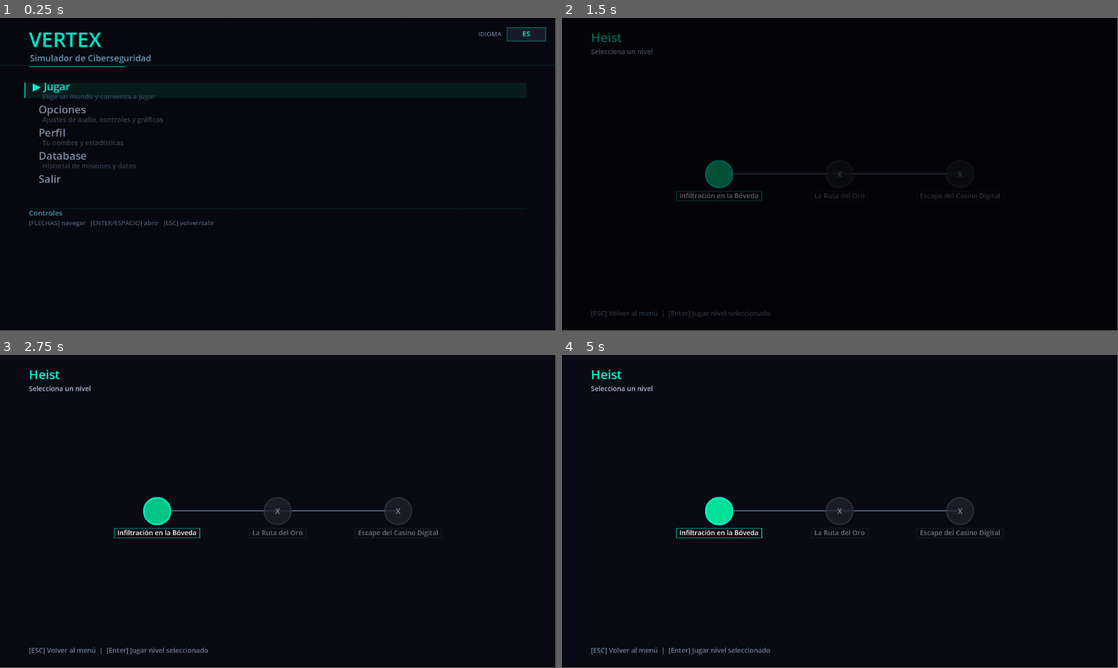
Above: before the commit, frames 1-4 (two rows, left to right).
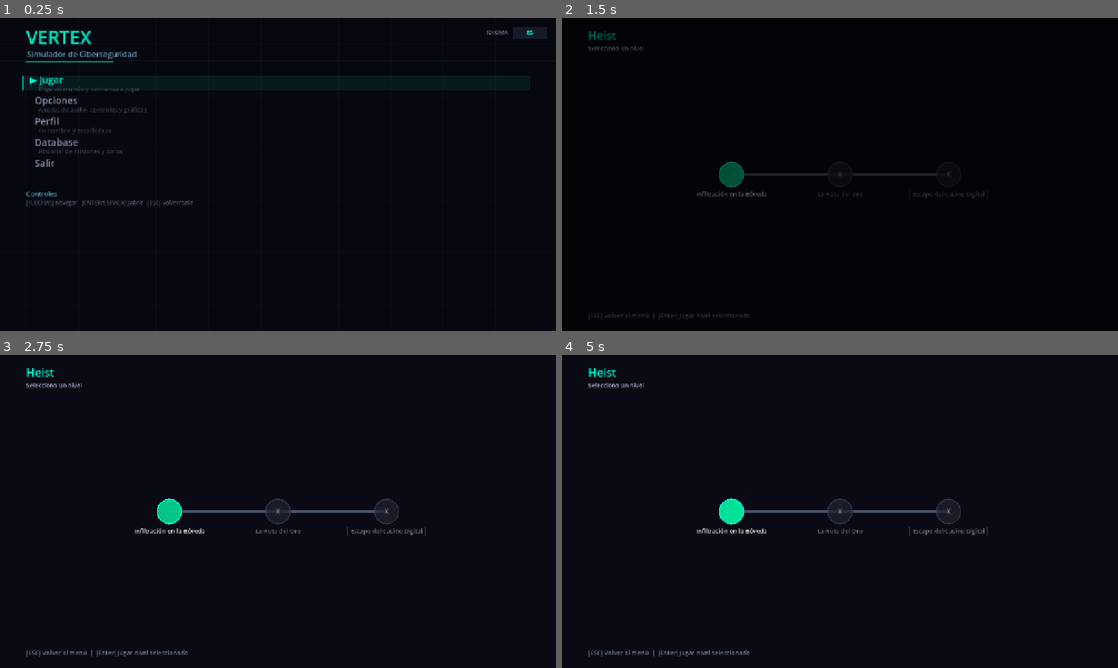
Above: after the commit, the same moments.

Repository: Laeoon/vertex
Game: Godot game, scene res://escenas/main_menu.tscn
Same seed, same stepped clock (60 frames per second), same inputs: the game is played once before the commit and once after it.
Inputs (mouse positions are in pixels of both pictures, inside the frame that each line leads up to):
- Up to frame 1 (0.25 s): no input
- Up to frame 2 (1.5 s): tap Enter at 0.5, 0.6 s; move the mouse to (962, 158) at 0.52 s; hold Right 0.53-1.28 s; click (962, 158) at 0.67 s; tap Space at 0.77 s; move the mouse to (728, 190) at 1.27 s; hold Down (ui_down) from 1.28 s (still down); tap Tab at 1.35 s
- Up to frame 3 (2.75 s): tap Space at 1.52 s; move the mouse to (333, 442) at 2.02 s; release Down (ui_down) at 2.03 s; hold Right from 2.03 s (still down); tap Backspace at 2.1 s
- Up to frame 4 (5 s): move the mouse to (812, 574) at 2.77 s; release Right at 2.78 s; hold Up (ui_up) 2.78-3.53 s; tap Delete at 2.85 s; click (812, 574) at 2.92 s; tap Space at 3.02, 3.5, 3.77, 4.52 s; move the mouse to (1006, 558) at 3.52 s; hold Left from 3.53 s (still down); tap Q at 3.6 s; move the mouse to (673, 464) at 4.27 s; tap R at 4.35 s
In our replay, the window is 799x449 before the commit and 800x450 after it. These sizes can differ from the game's own. Grey fills any space a smaller window leaves; there, only what the larger window draws over its background counts as a difference.

The runs differ from the first frame. In frame 1, 3.4% of the frame differs, in the area x 4-99%, y 2-67%; in frame 2, 1.3%; in frame 3, 2.1%; in frame 4, 2.1%.

Commit message:
fix(display): agregar stretch mode para que el juego escale en pantallas grandes

Diff:
--- a/project.godot
+++ b/project.godot
@@ -26,7 +26,11 @@
 
 [display]
 
+window/size/viewport_width=1280
+window/size/viewport_height=720
 window/size/mode="exclusive_fullscreen"
+window/stretch/mode="canvas_items"
+window/stretch/aspect="expand"
 
 [physics]
 
